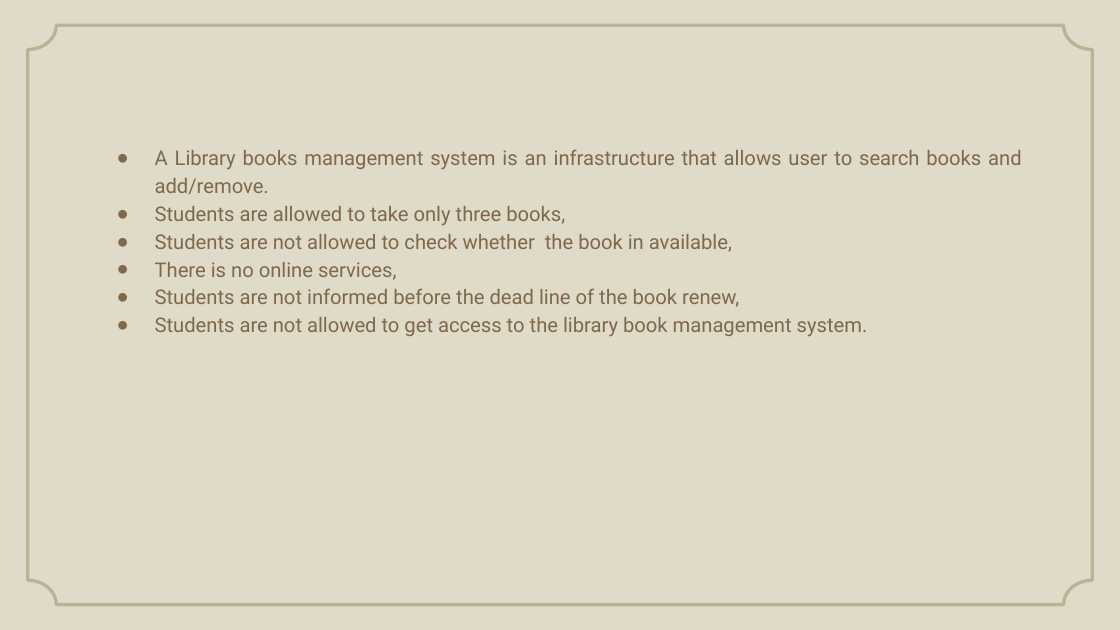
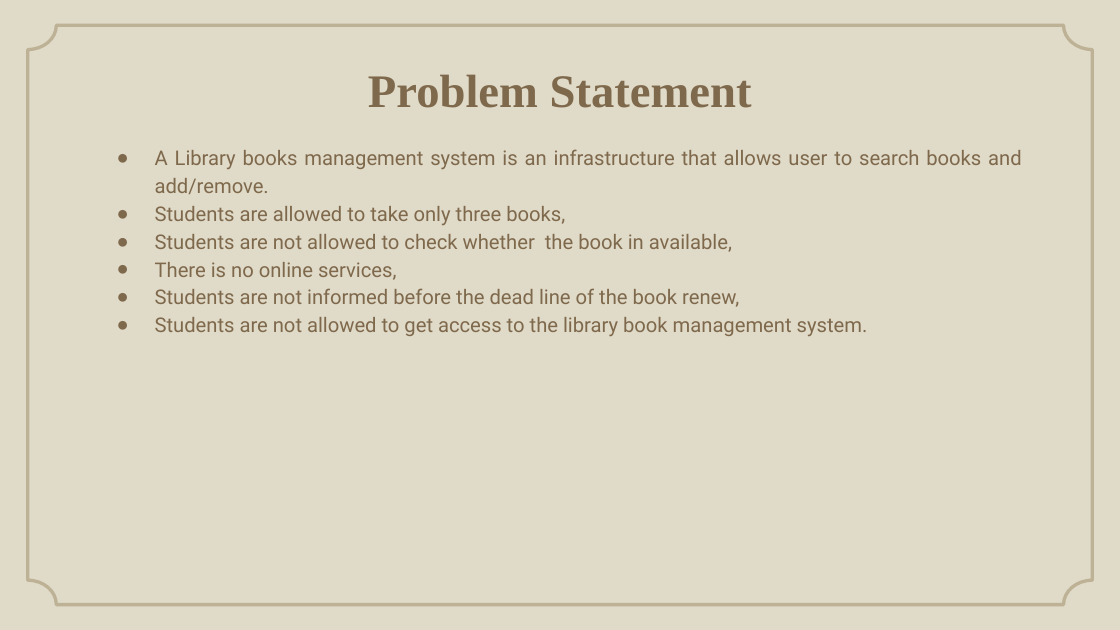
Before and after one commit to Andipstha/theFusion-Project-I, a slide deck: slide 5 of Documentation/LBMS_Presentation_2.pptx (slide 6 before the commit). Drawn at 1120x630 pixels with LibreOffice and Linux fonts; fonts in the diff are those of the drawing; background and template pictures are left out. Boxes give left, top, right and bottom in pixels: in the first picture for what was removed or moved away, otherwise in the second. Text is boxed around its words. In the diff, an @@ line names an element or a change of style, - is before the commit and + after.

```diff
--- a/Documentation/LBMS_Presentation_2.pptx
+++ b/Documentation/LBMS_Presentation_2.pptx
@@ title added at (368, 74, 752, 108), 30 pt, text #7F694C, bold @@
+Problem Statement
```
Also in this commit, not shown: 3 other slides changed, 3 slides added, 23 slides removed, 3 other files.
